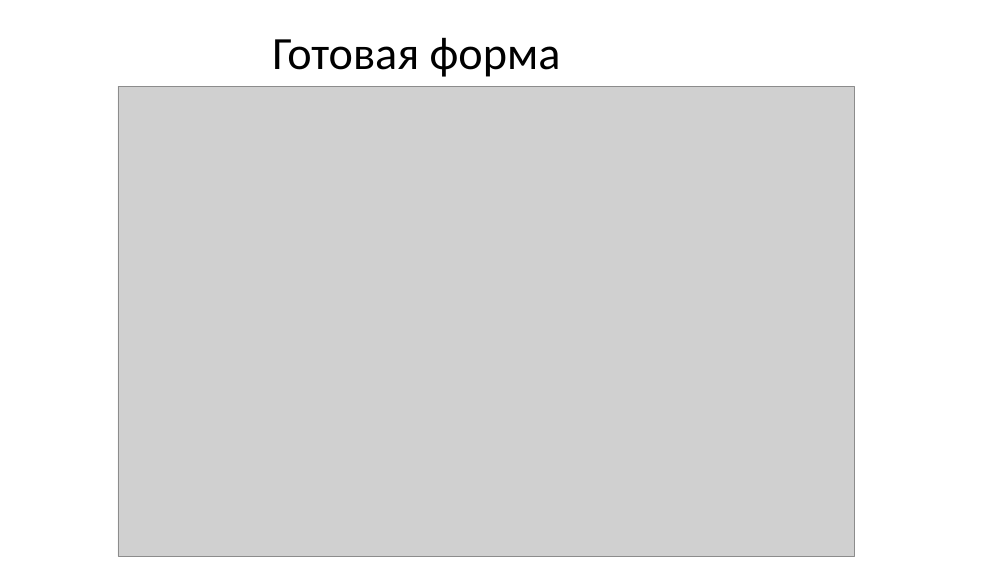
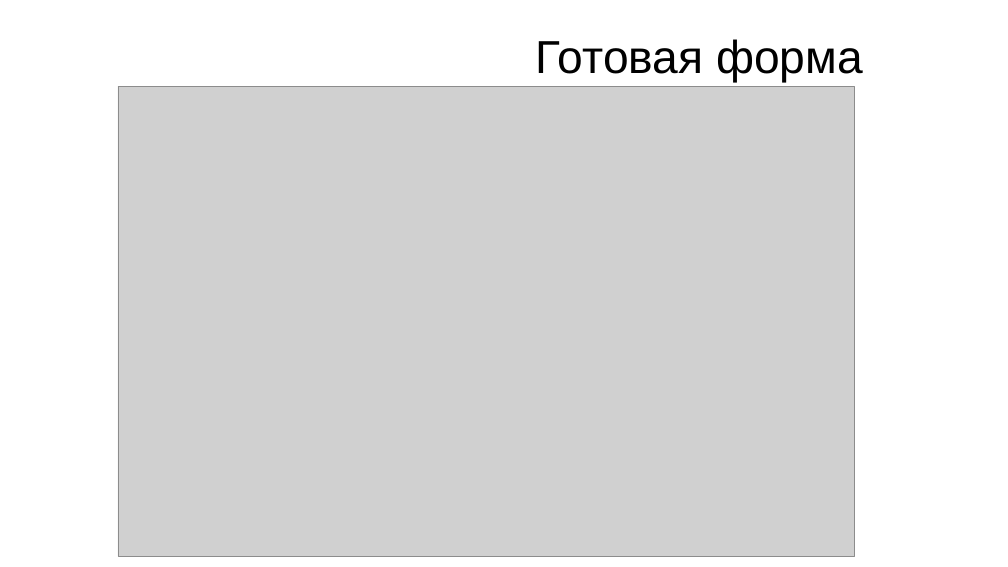
Before and after one commit to huggegg/kursa4, a slide deck: slide 13 of документы курсовой/проект.pptx (slide 12 before the commit). Drawn at 1008x567 pixels with LibreOffice and Linux fonts; fonts in the diff are those of the drawing; grey boxes stand for pictures. Boxes give left, top, right and bottom in pixels: in the first picture for what was removed or moved away, otherwise in the second. Text is boxed around its words. In the diff, an @@ line names an element or a change of style, - is before the commit and + after.

```diff
--- a/документы курсовой/проект.pptx
+++ b/документы курсовой/проект.pptx
@@ title "Готовая форма" at box(536, 39, 863, 82): font Calibri to Arial; alignment left to centre; line spacing 0.9 to 1 @@
```
Also in this commit, not shown: 8 other slides changed, 5 slides added, 4 slides removed.
